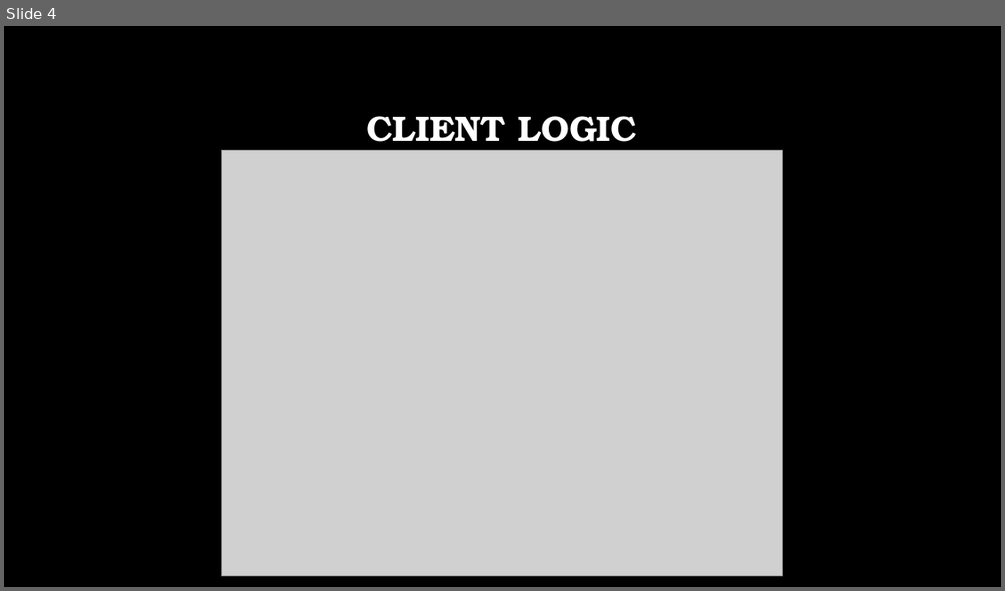
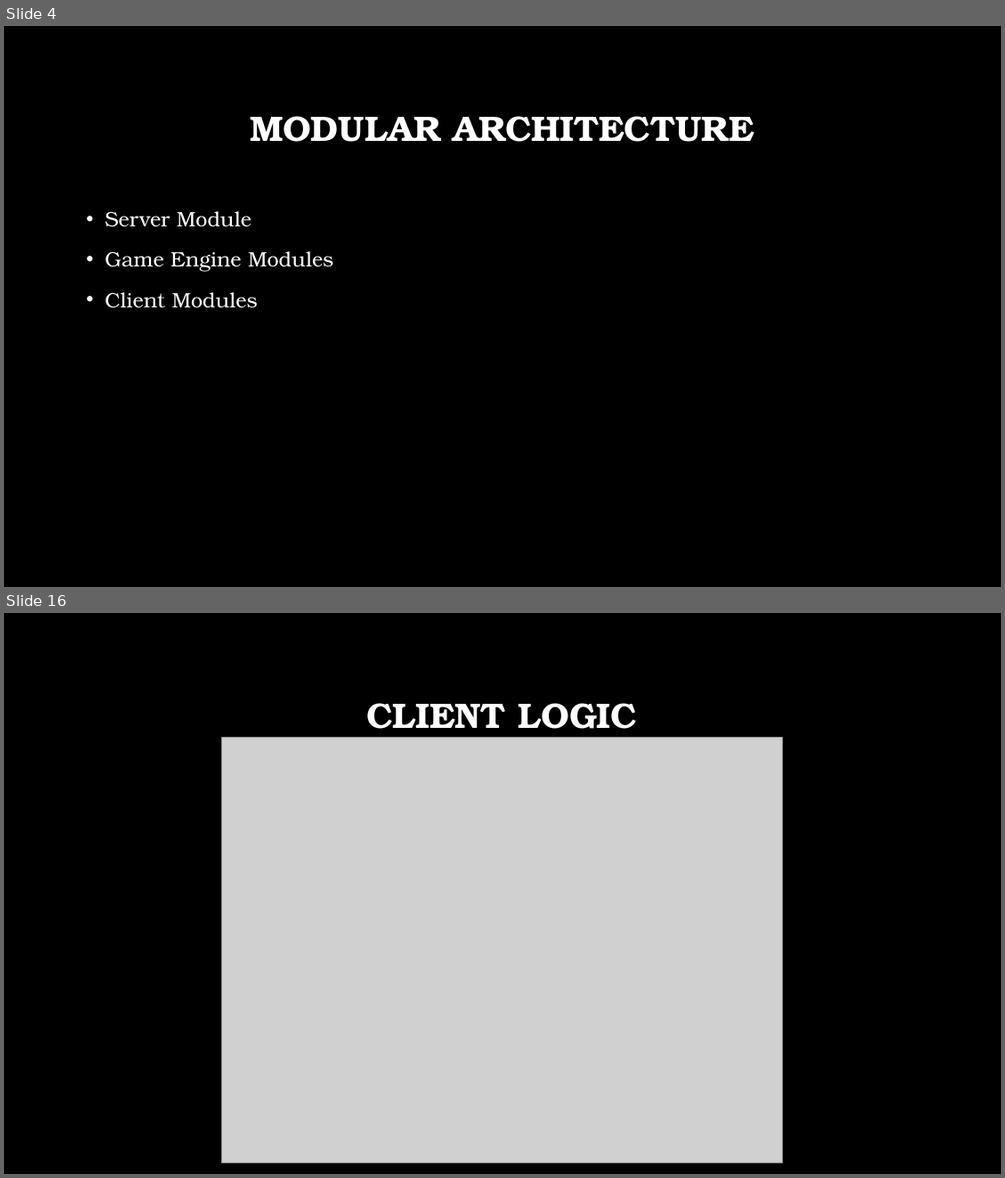
Before and after one commit to DragonRider0o0/CS-4670-Project, a slide deck: CS 4670 – Final Project.pptx. Shown one above the other, each under a label of ours: slide 4 before the commit, slides 4 and 16 after it; the slides between them are not shown. The pictures are 1005x591 and 1005x1178 pixels, drawn with LibreOffice and Linux fonts; fonts in the diff are those of the drawing; grey boxes stand for pictures; background and template pictures are left out. Boxes give left, top, right and bottom in pixels: in the first picture for what was removed or moved away, otherwise in the second. Text is boxed around its words. In the diff, an @@ line names an element or a change of style, - is before the commit and + after.

```diff
--- a/CS 4670 – Final Project.pptx
+++ b/CS 4670 – Final Project.pptx
@@ slide 4 added at [4,26,1001,587], background picture (left out) @@
@@ title added at [250,116,754,142], 34 pt, text #FFFFFF, bold @@
+MODULAR ARCHITECTURE
@@ text added at [105,211,333,308], 20 pt, text #FFFFFF @@
+• Server Module
+• Game Engine Modules
+• Client Modules
@@ what was slide 4 is now slide 16 @@
```
Also in this commit, not shown: 4 slides changed, 14 other slides added, 6 other files.
